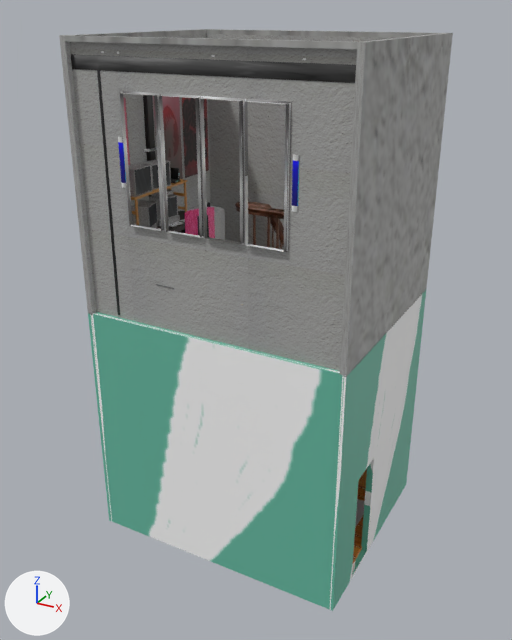
Renders of the OBJ model proyecto_2_T/proyecto_2_T/Models/Cuartos.obj from each side of a commit.
Camera for both pictures: a 50 mm lens placed at (5.55, -10.14, 8.92), pointed at (0.09, -0.2, 3.95). The axes (+X, +Y, +Z) are drawn at lower left. The lights are the same throughout. Where no turn or scale is listed for an object, it has been applied to the vertices.

Names of what the first picture shows: 'Barandal_Cube.035', 'Cube.008_Cube.062', 'Plane.001_Plane.002', 'Plane.002_Plane.003', 'Silla_Cube.039', 'paredes_inf_Cube.002', 'paredes_superior_Cube.061', 'puerta_refri_Cube.036'.
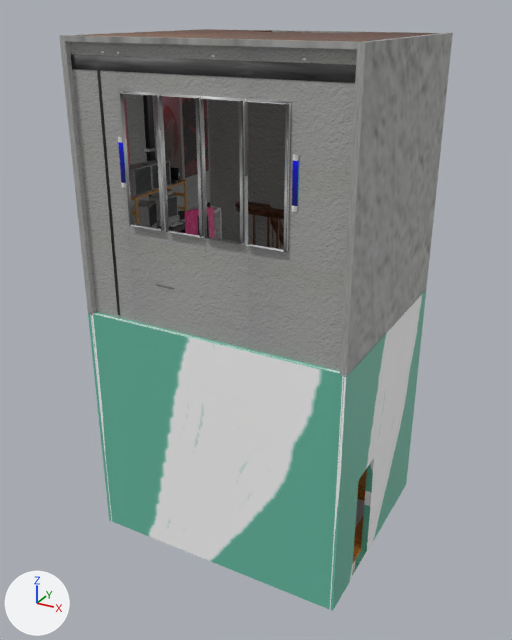
What differs and where, as boxes [x1, y1, x2, y2] in the pictures (512 x 640 px):
```json
{"object": "piso_superior.001_Cube.055", "change": "added", "after": [75, 29, 440, 42], "on screen": "brown"}
{"object": "puerta_refri_Cube.036", "change": "deleted", "before": [214, 208, 225, 240]}
```

Scene script edits in JSON lines:
```json
{"op": "add", "block": "me_piso_superior_001_cube_055", "code": ["me_piso_superior_001_cube_055 = bpy.data.meshes.new('piso_superior.001_Cube.055')", "me_piso_superior_001_cube_055.from_pydata(...)  # 28 vertices, 55 faces; spans x -2.08..2.37, y -1.83..1.81, z 8.47..8.56", "me_piso_superior_001_cube_055.materials.append(mat_piso_superior)  # picture img_madera_obscura_png"]}
{"op": "remove", "block": "ob_puerta_refri_cube_036", "code": ["ob_puerta_refri_cube_036 = bpy.data.objects.new('puerta_refri_Cube.036', me_puerta_refri_cube_036)", "ob_puerta_refri_cube_036.location = (0.0, 0.0, 0.0)"]}
{"op": "add", "block": "ob_piso_superior_001_cube_055", "code": ["ob_piso_superior_001_cube_055 = bpy.data.objects.new('piso_superior.001_Cube.055', me_piso_superior_001_cube_055)", "ob_piso_superior_001_cube_055.location = (0.0, 0.0, 0.0)"]}
```
